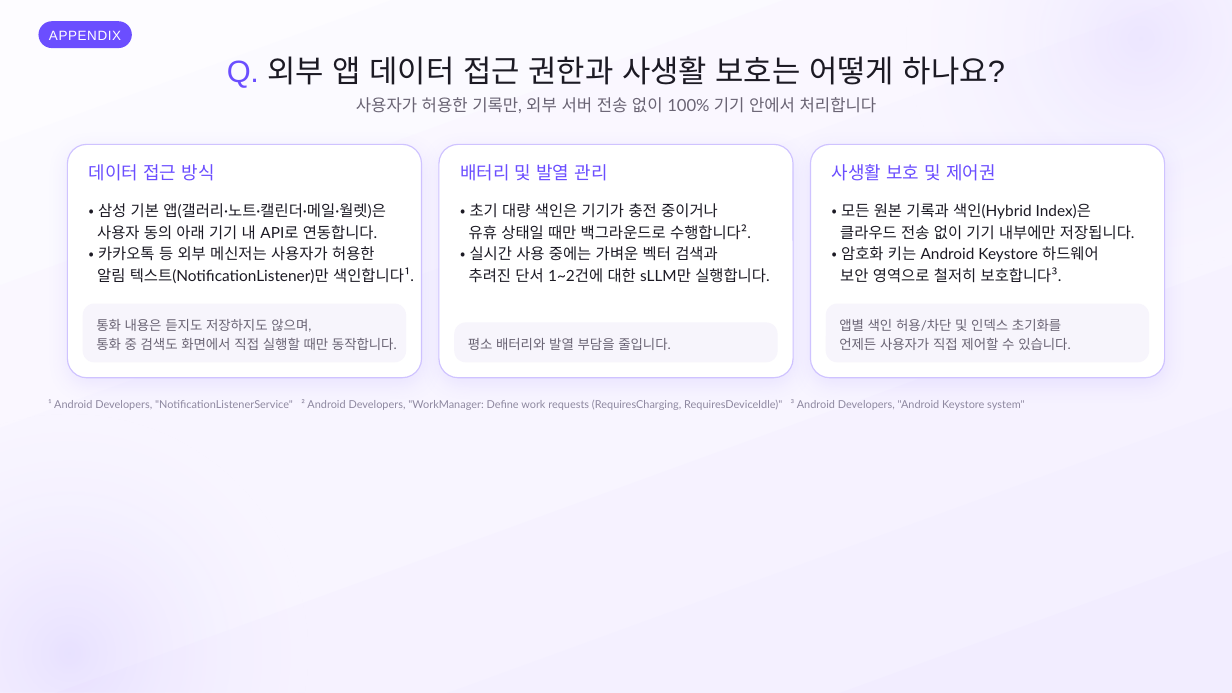
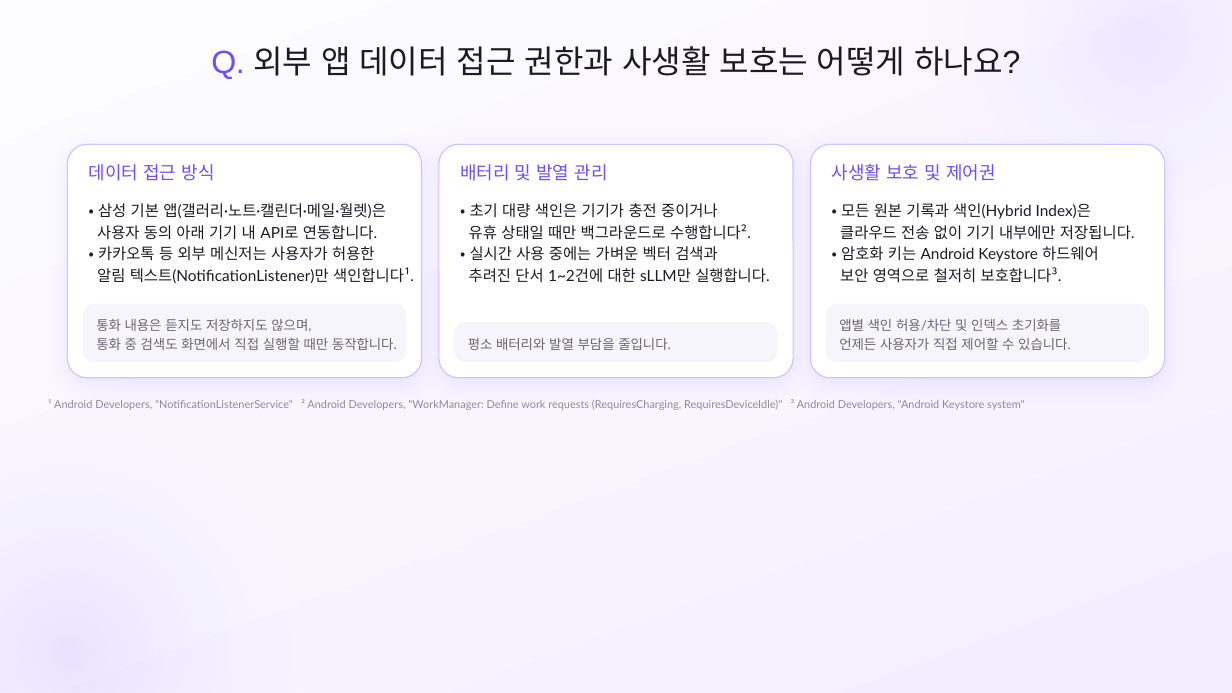
Before and after one commit to SB-Jo/t3, a slide deck: slide 28 of weave/결선준비/09_HowItWorks/HowItWorks_Argon.pptx. Drawn at 1232x693 pixels with LibreOffice and Linux fonts; fonts in the diff are those of the drawing. Boxes give left, top, right and bottom in pixels: in the first picture for what was removed or moved away, otherwise in the second. Text is boxed around its words. In the diff, an @@ line names an element or a change of style, - is before the commit and + after.

```diff
--- a/weave/결선준비/09_HowItWorks/HowItWorks_Argon.pptx
+++ b/weave/결선준비/09_HowItWorks/HowItWorks_Argon.pptx
@@ rounded rectangle removed at [39, 21, 132, 48] @@
-APPENDIX
@@ text "Q. 외부 앱 데이터 접근 ...": place and size @@
-text "Q. 외부 앱 데이터 접근 ..." at [227, 56, 1005, 88]
+text "Q. 외부 앱 데이터 접근 ..." at [211, 46, 1020, 79]
@@ text "Q. 외부 앱 데이터 접근 ..." at [211, 46, 1020, 79]: size 24 to 25 pt; line spacing 25.6pt to 26.6pt @@
@@ text removed at [356, 97, 877, 113] @@
-사용자가 허용한 기록만, 외부 서버 전송 없이 100% 기기 안에서 처리합니다
```
Also in this commit, not shown: 25 other slides changed, 9 other files.
